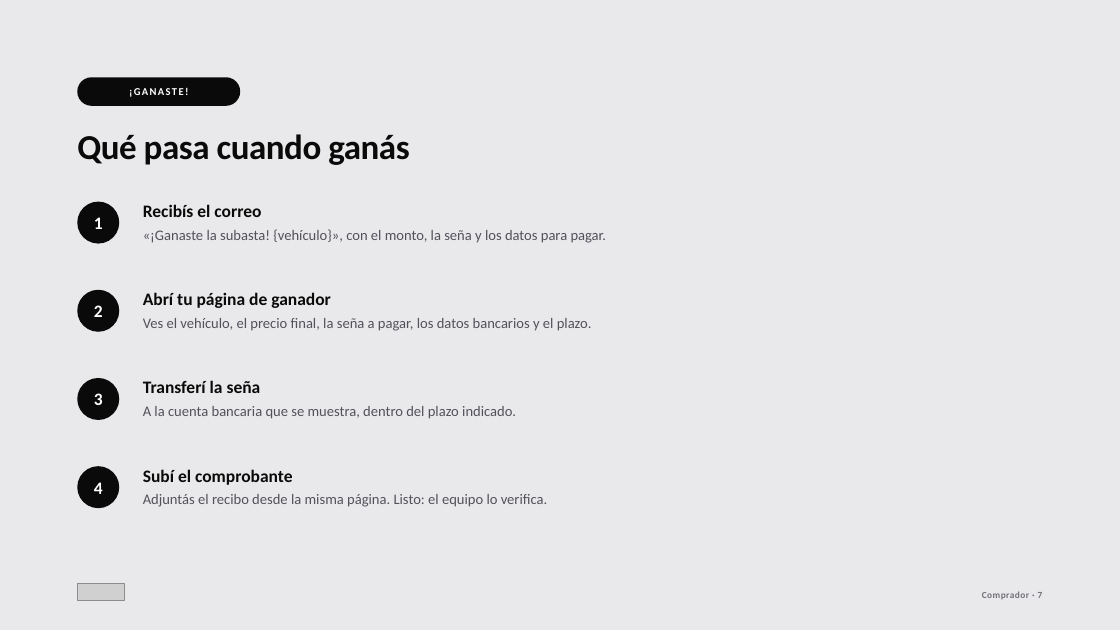
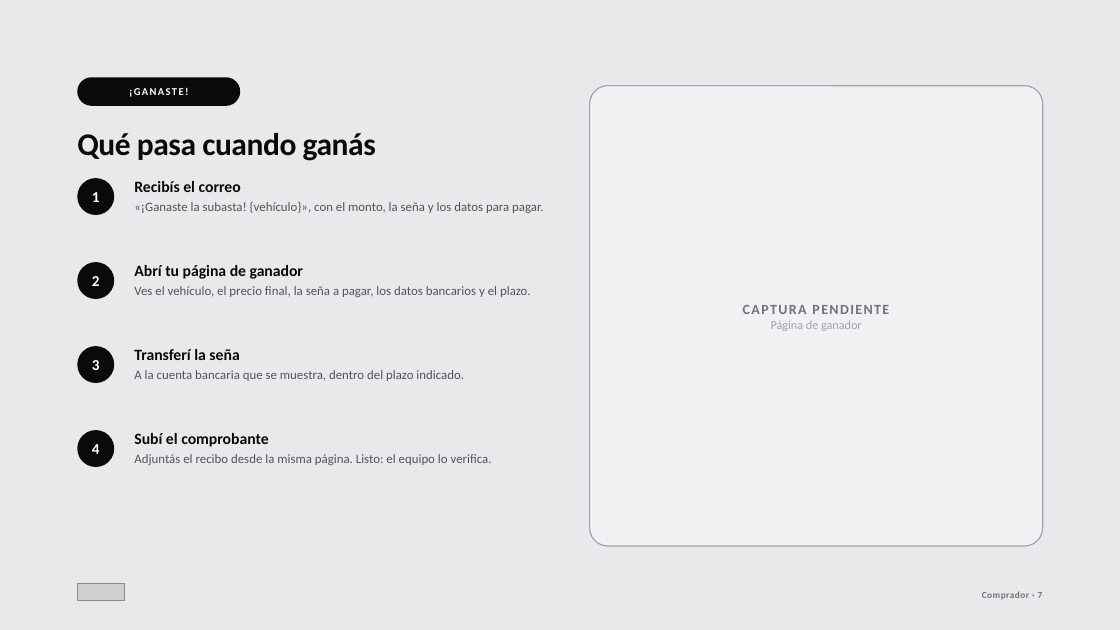
Before and after one commit to croman-coder/RenewSubastas, a slide deck: slide 11 of docs/onboarding/pptx/05-comprador.pptx. Drawn at 1120x630 pixels with LibreOffice and Linux fonts; fonts in the diff are those of the drawing; grey boxes stand for pictures. Boxes give left, top, right and bottom in pixels: in the first picture for what was removed or moved away, otherwise in the second. Text is boxed around its words. In the diff, an @@ line names an element or a change of style, - is before the commit and + after.

```diff
--- a/docs/onboarding/pptx/05-comprador.pptx
+++ b/docs/onboarding/pptx/05-comprador.pptx
@@ rounded rectangle added at [590, 86, 1043, 546], fill #F1F1F3, outline #A1A1AA 1 pt, 12 pt, text #71717A, bold @@
+CAPTURA PENDIENTE
+Página de ganador
@@ text "Qué pasa cuando ganás" at [77, 133, 376, 161]: size 30 to 27 pt @@
@@ ellipse "1": place and size @@
-ellipse "1" at [77, 202, 119, 244]
+ellipse "1" at [77, 178, 114, 215]
@@ text "Recibís el correo": place and size @@
-text "Recibís el correo" at [143, 204, 606, 243]
+text "Recibís el correo" at [134, 181, 543, 213]
@@ text "Recibís el correo" at [134, 181, 543, 213]: size 15 to 13.5 pt in "Recibís el correo"; size 12.5 to 11 pt in "«¡Ganaste la subasta! {vehículo}», con el monto, ..."; line spacing 1.28 to 1.25 @@
@@ ellipse "2": place and size @@
-ellipse "2" at [77, 290, 119, 332]
+ellipse "2" at [77, 262, 114, 299]
@@ text "Abrí tu página de ganador": place and size @@
-text "Abrí tu página de ganador" at [143, 292, 592, 331]
+text "Abrí tu página de ganador" at [134, 265, 531, 297]
@@ text "Abrí tu página de ganador" at [134, 265, 531, 297]: size 15 to 13.5 pt in "Abrí tu página de ganador"; size 12.5 to 11 pt in "Ves el vehículo, el precio final, la ..."; line spacing 1.28 to 1.25 @@
@@ ellipse "3": place and size @@
-ellipse "3" at [77, 378, 119, 420]
+ellipse "3" at [77, 346, 114, 383]
@@ text "Transferí la seña": place and size @@
-text "Transferí la seña" at [143, 380, 516, 419]
+text "Transferí la seña" at [134, 349, 464, 381]
@@ text "Transferí la seña" at [134, 349, 464, 381]: size 15 to 13.5 pt in "Transferí la seña"; size 12.5 to 11 pt in "A la cuenta bancaria que se muestra, ..."; line spacing 1.28 to 1.25 @@
@@ size 15 to 13 pt in 4 elements at [77, 178, 114, 215], [77, 262, 114, 299], [77, 346, 114, 383], [77, 430, 114, 467] @@
@@ ellipse "4": place and size @@
-ellipse "4" at [77, 466, 119, 508]
+ellipse "4" at [77, 430, 114, 467]
@@ text "Subí el comprobante": place and size @@
-text "Subí el comprobante" at [143, 469, 547, 507]
+text "Subí el comprobante" at [134, 433, 492, 465]
@@ text "Subí el comprobante" at [134, 433, 492, 465]: size 15 to 13.5 pt in "Subí el comprobante"; size 12.5 to 11 pt in "Adjuntás el recibo desde la misma página. ..."; line spacing 1.28 to 1.25 @@
```
Also in this commit, not shown: 2 other slides changed, 16 other files.
